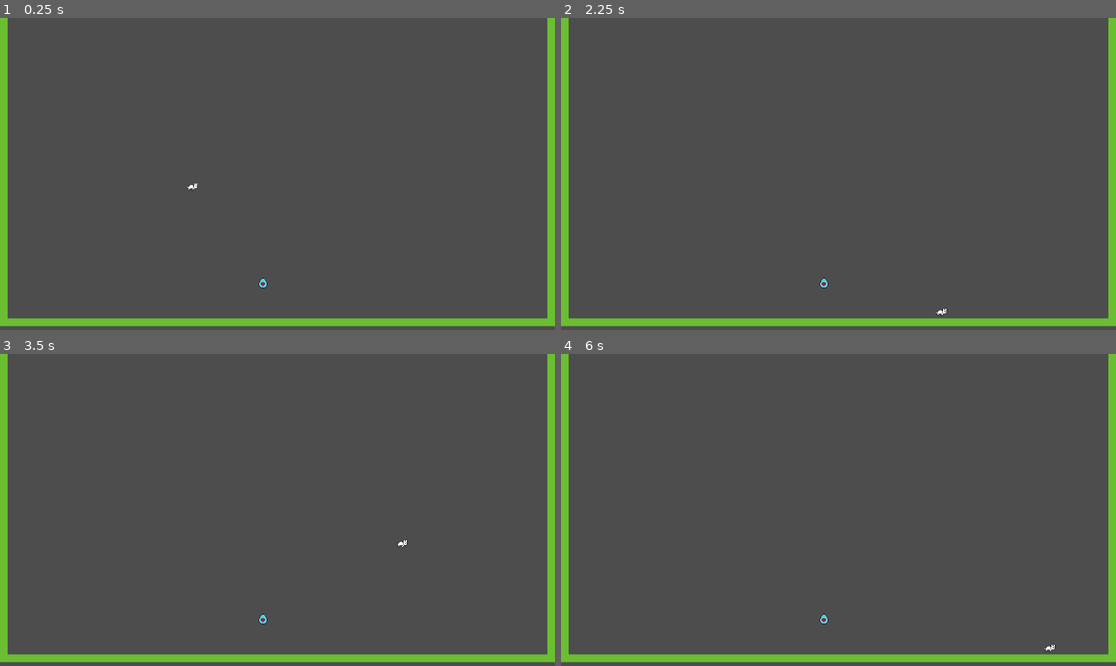
Above: before the commit, frames 1-4 (two rows, left to right).
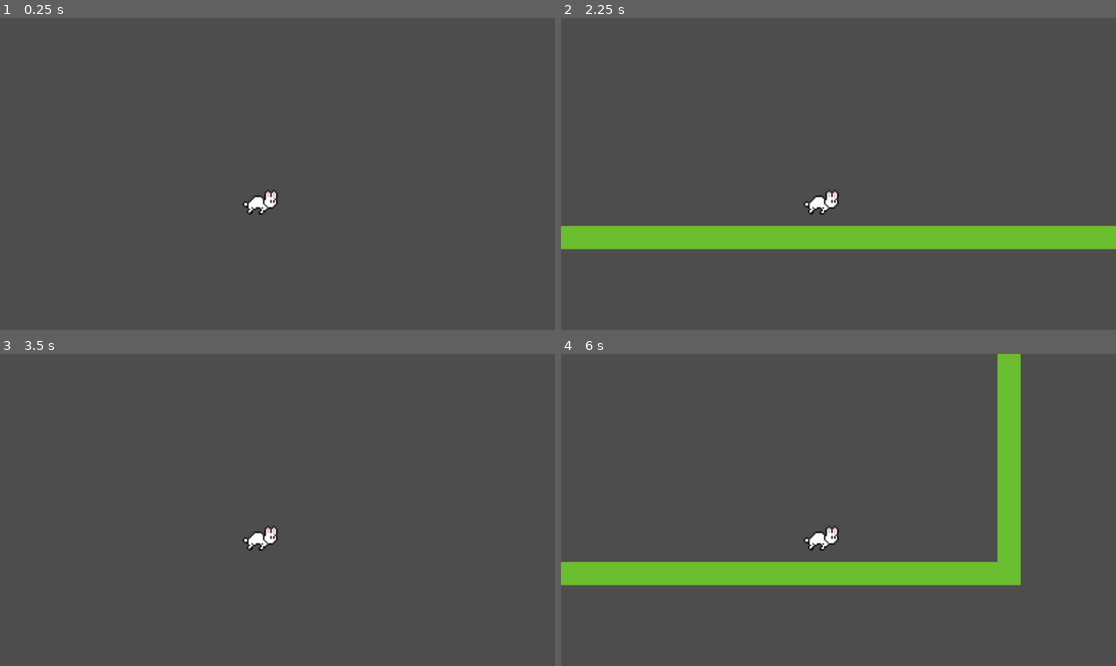
Above: after the commit, the same moments.

Repository: Nervous-Oysters/Jam-Linux-2023
Game: Godot game, scene res://src/Levels/Hub.tscn
The game is run twice, just before and just after one commit, with the same random seed, the same clock (stepped at 60 frames per second) and the same inputs.
Inputs:
- Up to frame 1 (0.25 s): no input
- Up to frame 2 (2.25 s): hold D (move_right) 0.53-2.03 s; tap Space (jump) at 0.77, 1.52 s; hold A (move_left) from 2.03 s (still down)
- Up to frame 3 (3.5 s): release A (move_left) at 2.78 s; hold D (move_right) from 2.78 s (still down); tap Space (jump) at 3.02 s
- Up to frame 4 (6 s): tap Space (jump) at 3.77, 4.52 s; release D (move_right) at 4.28 s; hold A (move_left) 4.28-5.03 s; hold D (move_right) 5.03-5.78 s; hold A (move_left) from 5.78 s (still down)

The runs differ from the first frame. In frame 1, 5.7% of the frame differs, in the area x 0-100%, y 0-99%; in frame 2, 13%; in frame 3, 5.7%; in frame 4, 15%.

Commit message:
ajout caméra

Diff:
--- a/src/Actors/Player.tscn
+++ b/src/Actors/Player.tscn
@@ -63,15 +63,20 @@
 script = ExtResource("1_ehfqo")
 
 [node name="Sprite2D" type="Sprite2D" parent="."]
-position = Vector2(2, -8)
+position = Vector2(2, -11)
 texture = ExtResource("2_ljawh")
 hframes = 6
 
 [node name="CollisionPolygon2D" type="CollisionPolygon2D" parent="."]
-position = Vector2(-2, -8)
+position = Vector2(-1, -8)
 polygon = PackedVector2Array(1.1, -7.1, 2.1, -7.1, 2.1, -6.1, 3.1, -6.1, 3.1, -3.1, 5.1, -3.1, 5.1, -2.1, 7.1, -2.1, 7. …(347 unchanged characters)…
 
 [node name="AnimationPlayer" type="AnimationPlayer" parent="."]
 libraries = {
 "": SubResource("AnimationLibrary_83sde")
 }
+
+[node name="Camera2D" type="Camera2D" parent="."]
+position = Vector2(-180, -139)
+anchor_mode = 0
+zoom = Vector2(3, 3)
